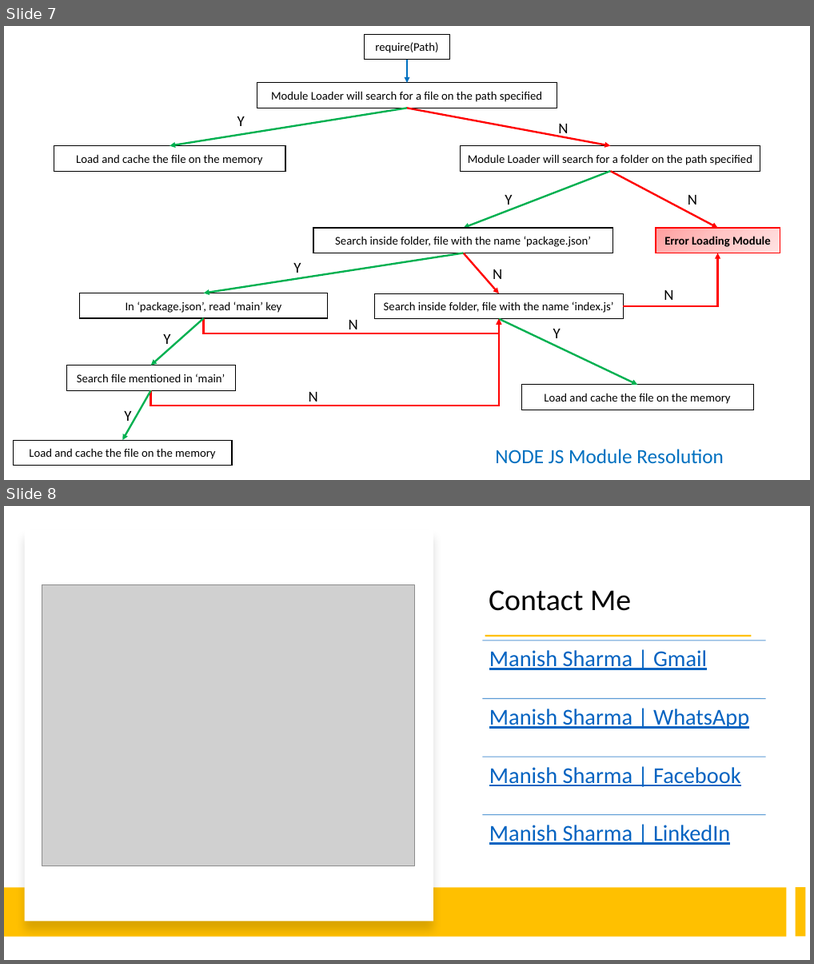
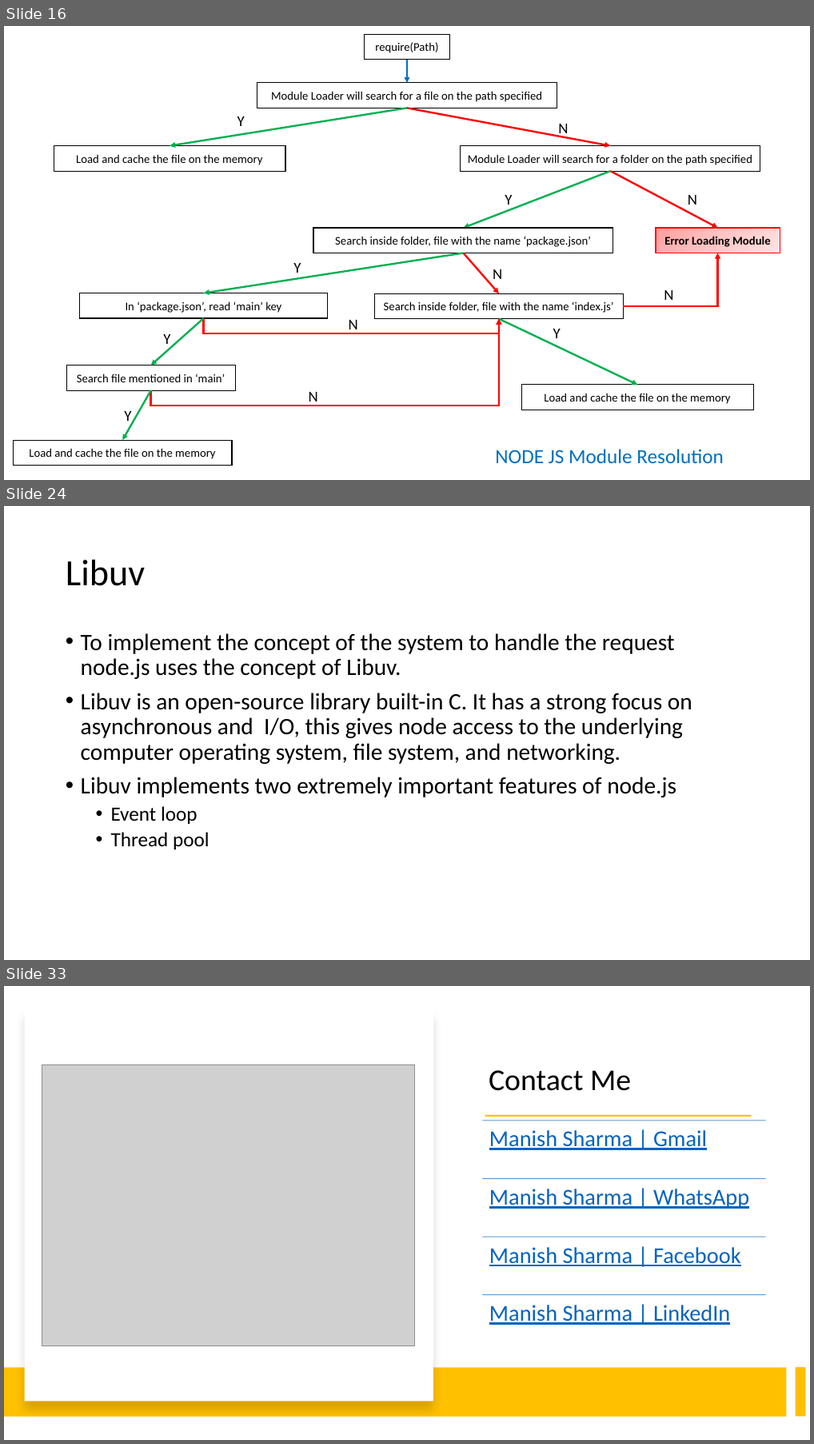
Before and after one commit to explore-with-manish/im-jan24, a slide deck: Node/Notes/Node.pptx. Shown one above the other, each under a label of ours: slides 7 and 8 before the commit, slides 16, 24 and 33 after it; the slides between them are not shown. The pictures are 814x964 and 814x1444 pixels, drawn with LibreOffice and Linux fonts; fonts in the diff are those of the drawing; grey boxes stand for pictures. Boxes give left, top, right and bottom in pixels: in the first picture for what was removed or moved away, otherwise in the second. Text is boxed around its words. In the diff, an @@ line names an element or a change of style, - is before the commit and + after.

```diff
--- a/Node/Notes/Node.pptx
+++ b/Node/Notes/Node.pptx
@@ slide 24 added at [4,506,810,960], background #FFFFFF @@
@@ title added at [66,560,145,586], 44 pt, text #000000 @@
+Libuv
@@ text added at [81,633,693,849], 28 pt, text #000000 @@
+• To implement the concept of the system to handle the request node.js uses the concept of Libuv.
+• Libuv is an open-source library built-in C. It has a strong focus on asynchronous and I/O, this gives node access to the underlying computer operating system, file system, and networking.
+• Libuv implements two extremely important features of node.js
+  • Event loop
+  • Thread pool
@@ what was slide 7 is now slide 16 @@
@@ what was slide 8 is now slide 33 @@
```
Also in this commit, not shown: 24 other slides added, 2 other files.
